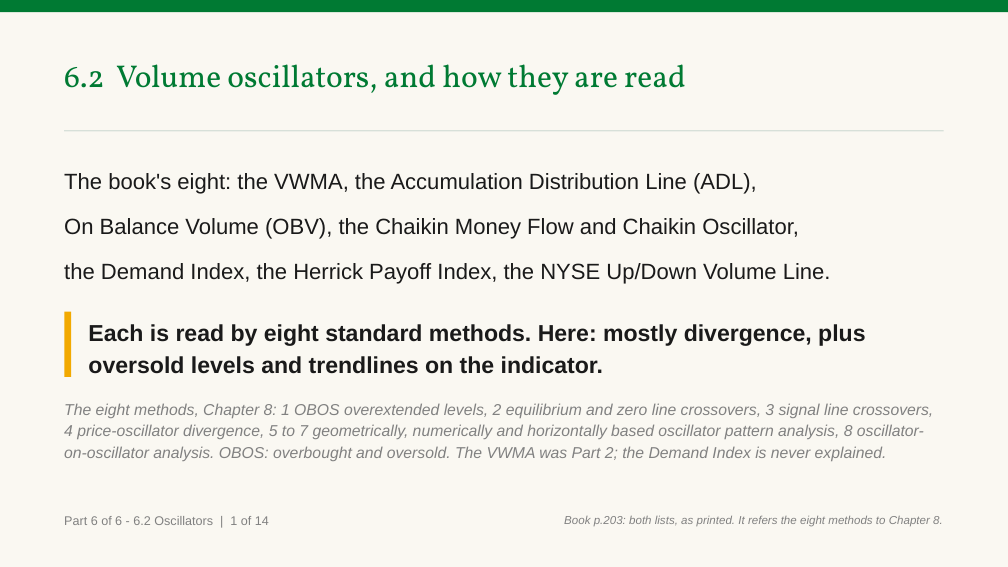
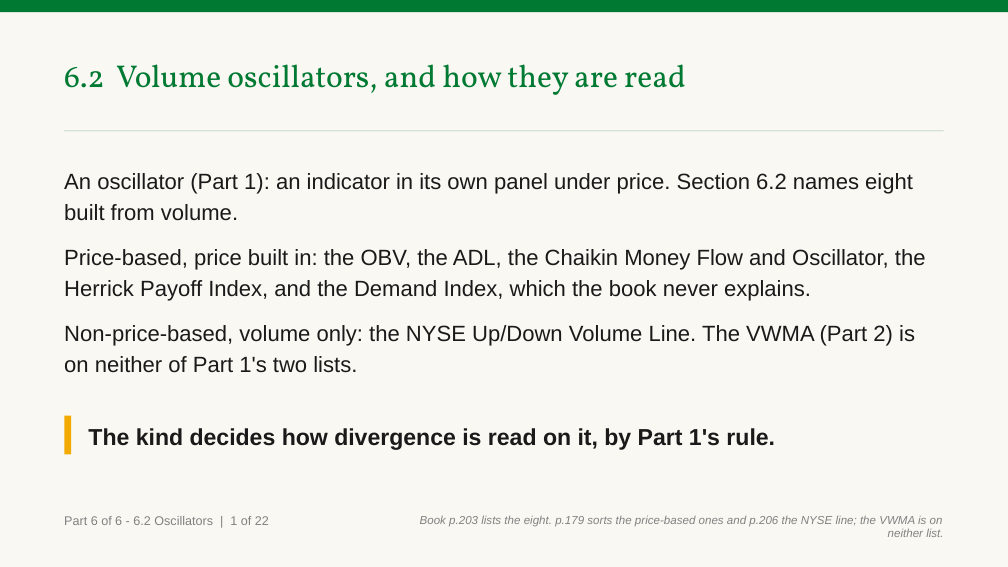
Before and after one commit to benjiesotelo-sudo/Telos_FIN1209, a slide deck: slide 140 of chapter-06/FIN1209-Chapter-06.pptx. Drawn at 1008x567 pixels with LibreOffice and Linux fonts; fonts in the diff are those of the drawing. Boxes give left, top, right and bottom in pixels: in the first picture for what was removed or moved away, otherwise in the second. Text is boxed around its words. In the diff, an @@ line names an element or a change of style, - is before the commit and + after.

```diff
--- a/chapter-06/FIN1209-Chapter-06.pptx
+++ b/chapter-06/FIN1209-Chapter-06.pptx
@@ text at (x1=64, y1=173, x2=926, y2=373): text changed @@
-The book's eight: the VWMA, the Accumulation Distribution Line (ADL),
-On Balance Volume (OBV), the Chaikin Money Flow and Chaikin Oscillator,
-the Demand Index, the Herrick Payoff Index, the NYSE Up/Down Volume Line.
+An oscillator (Part 1): an indicator in its own panel under price. Section 6.2 names eight built from volume.
+Price-based, price built in: the OBV, the ADL, the Chaikin Money Flow and Oscillator, the Herrick Payoff Index, and the Demand Index, which the book never explains.
+Non-price-based, volume only: the NYSE Up/Down Volume Line. The VWMA (Part 2) is on neither of Part 1's two lists.
@@ rectangle resized from (x1=64, y1=312, x2=71, y2=377) to (x1=64, y1=416, x2=71, y2=454) @@
@@ text removed at (x1=64, y1=403, x2=933, y2=461) @@
-The eight methods, Chapter 8: 1 OBOS overextended levels, 2 equilibrium and zero line crossovers, 3 signal line crossovers, 4 price-oscillator divergence, 5 to 7 geometrically, numerically and horizontally based oscillator pattern analysis, 8 oscillator-on-oscillator analysis. OBOS: overbought and oversold. The VWMA was Part 2; the Demand Index is never explained.
@@ text at (x1=88, y1=428, x2=775, y2=450): text changed @@
-Each is read by eight standard methods. Here: mostly divergence, plus oversold levels and trendlines on the indicator.
+The kind decides how divergence is read on it, by Part 1's rule.
@@ text at (x1=64, y1=516, x2=269, y2=525): text changed @@
-Part 6 of 6 - 6.2 Oscillators | 1 of 14
+Part 6 of 6 - 6.2 Oscillators | 1 of 22
@@ text at (x1=420, y1=515, x2=943, y2=537): text changed @@
-Book p.203: both lists, as printed. It refers the eight methods to Chapter 8.
+Book p.203 lists the eight. p.179 sorts the price-based ones and p.206 the NYSE line; the VWMA is on neither list.
```
Also in this commit, not shown: 15 other slides changed, 10 slides added, 3 other files.
